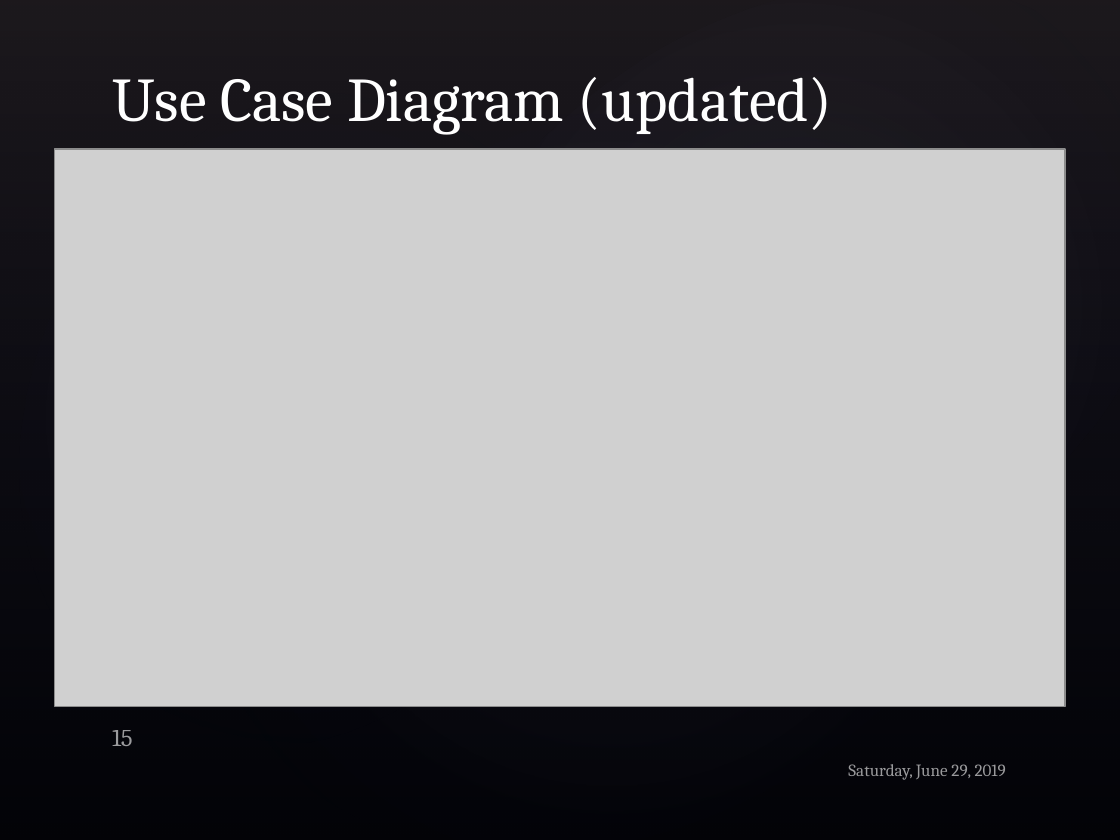
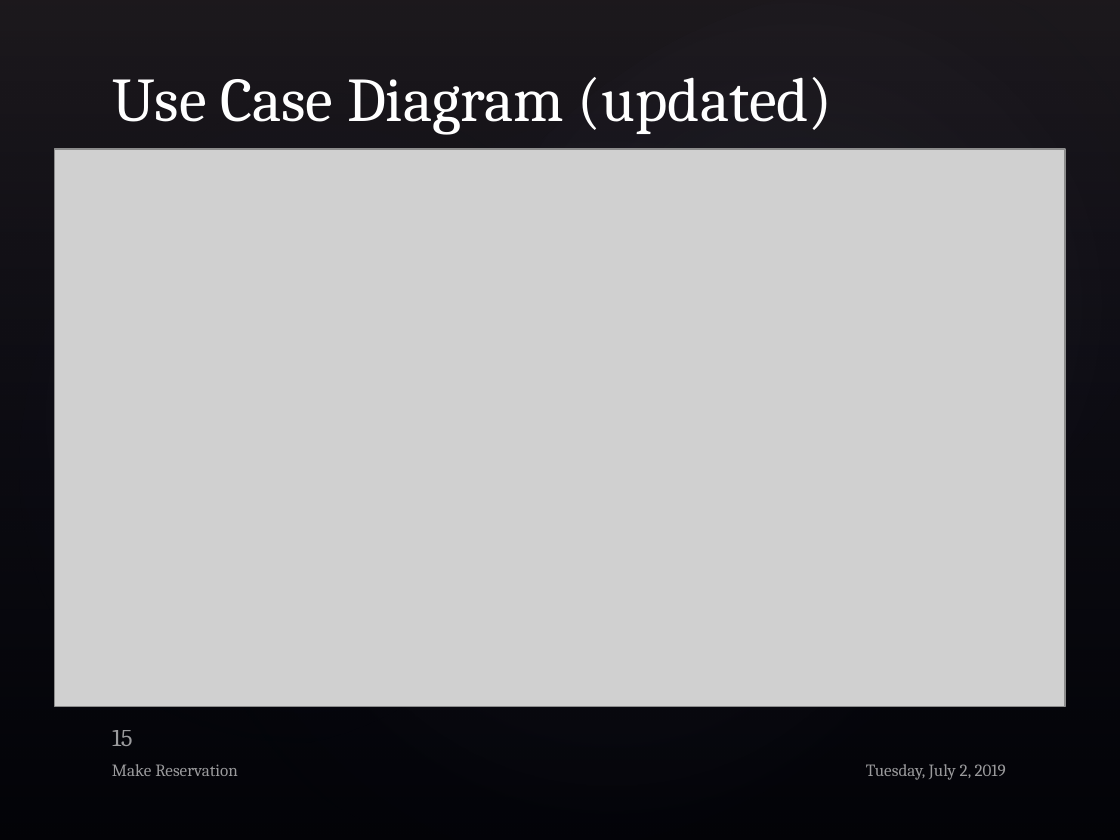
Before and after one commit to iv1660yg/MSU-ICS-370, a slide deck: slide 15 of Project_Elaboration_1.pptx. Drawn at 1120x840 pixels with LibreOffice and Linux fonts; fonts in the diff are those of the drawing; grey boxes stand for pictures; background and template pictures are left out. Boxes give left, top, right and bottom in pixels: in the first picture for what was removed or moved away, otherwise in the second. Text is boxed around its words. In the diff, an @@ line names an element or a change of style, - is before the commit and + after.

```diff
--- a/Project_Elaboration_1.pptx
+++ b/Project_Elaboration_1.pptx
@@ text added at <box>112,764,238,776</box>, 11 pt, text #FFFFFF at 60% opacity @@
+Make Reservation
@@ text at <box>866,764,1006,780</box>: text changed @@
-Saturday, June 29, 2019
+Tuesday, July 2, 2019
```
Also in this commit, not shown: 7 other slides changed.
